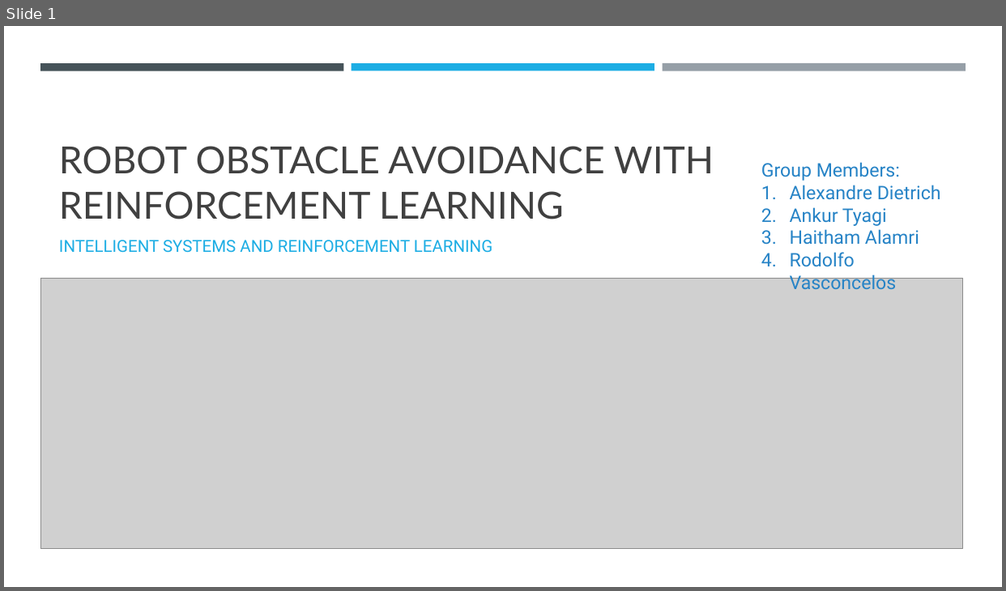
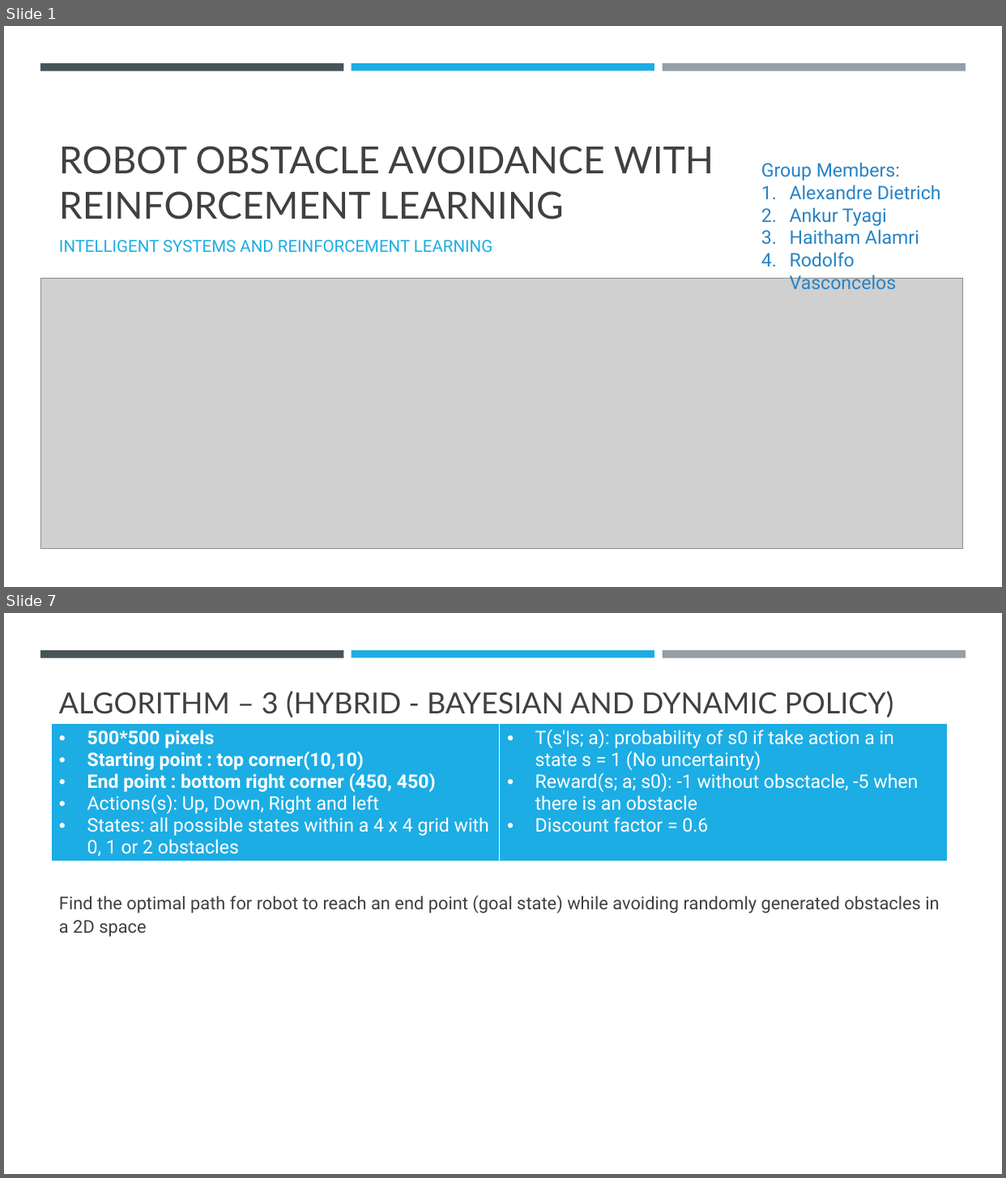
Before and after one commit to ravasconcelos/rl_obstacle_avoidance, a slide deck: notebook/Robot Obstacle avoidance with reinforcement learning.pptx. Shown one above the other, each under a label of ours: slide 1 before the commit, slides 1 and 7 after it; the slides between them are not shown. The pictures are 1006x591 and 1006x1178 pixels, drawn with LibreOffice and Linux fonts; fonts in the diff are those of the drawing; grey boxes stand for pictures. Boxes give left, top, right and bottom in pixels: in the first picture for what was removed or moved away, otherwise in the second. Text is boxed around its words. In the diff, an @@ line names an element or a change of style, - is before the commit and + after.

```diff
--- a/notebook/Robot Obstacle avoidance with reinforcement learning.pptx
+++ b/notebook/Robot Obstacle avoidance with reinforcement learning.pptx
@@ slide 7 added at box(4, 613, 1002, 1174), background #FFFFFF @@
@@ rectangle added at box(40, 650, 344, 658), fill #465359 @@
@@ rectangle added at box(351, 650, 654, 658), fill #1CADE4 @@
@@ rectangle added at box(662, 650, 965, 658), fill #969FA7 @@
@@ title added at box(59, 691, 894, 717), 28 pt, text #404040 @@
+ALGORITHM – 3 (HYBRID - BAYESIAN AND DYNAMIC POLICY)
@@ table added at box(52, 723, 948, 865), 1 rows, 2 columns @@
+500*500 pixels / Starting point : top corner(10,10) / End point : bottom right corner (450, 450) / Actions(s): Up, Down, Right and left / States: all possible states within a 4 x 4 grid with 0, 1 or 2 obstacles | T(s'|s; a): probability of s0 if take action a in state s = 1 (No uncertainty) / Reward(s; a; s0): -1 without obsctacle, -5 when there is an obstacle / Discount factor = 0.6
@@ text added at box(59, 895, 939, 937), 17 pt, text #404040 @@
+Find the optimal path for robot to reach an end point (goal state) while avoiding randomly generated obstacles in a 2D space
```
Also in this commit, not shown: 5 slides changed, 2 other slides added.
